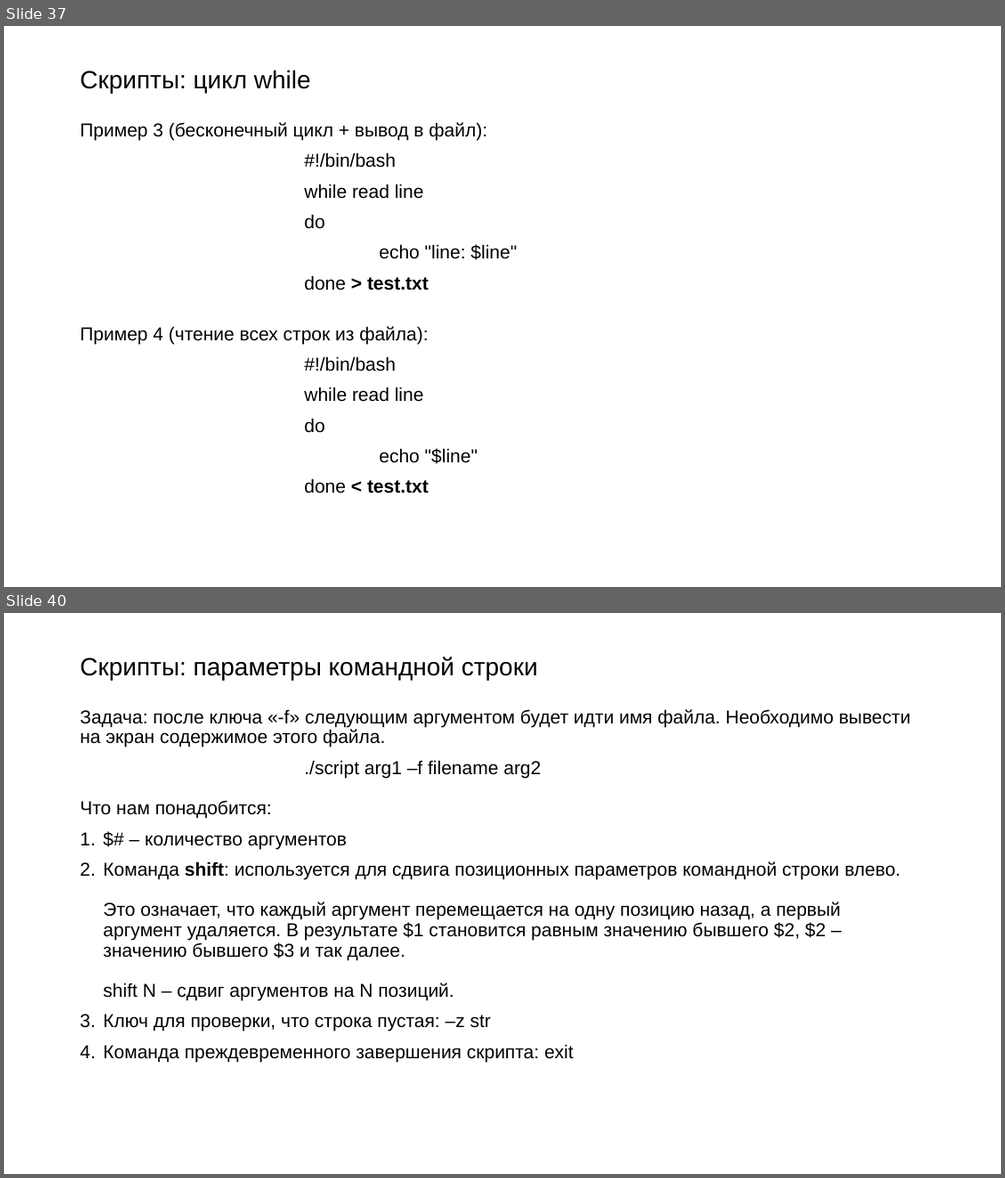
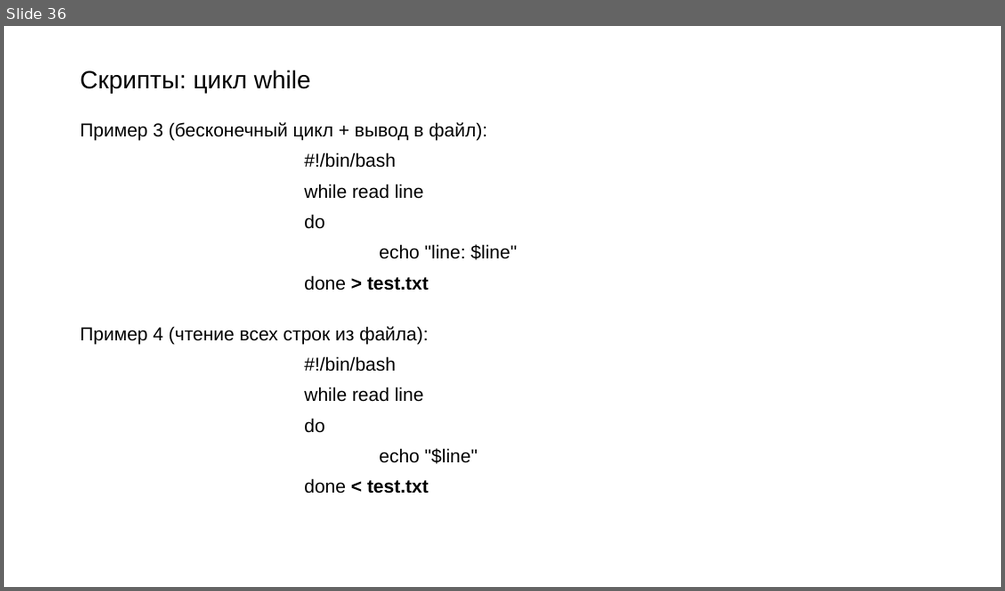
Before and after one commit to Rudeigin/OI, a slide deck: 2 лекция/ОИ bash.pptx. Shown one above the other, each under a label of ours: slides 37 and 40 before the commit, slide 36 after it; the slides between them are not shown. The pictures are 1005x1178 and 1005x591 pixels, drawn with LibreOffice and Linux fonts; fonts in the diff are those of the drawing. Boxes give left, top, right and bottom in pixels: in the first picture for what was removed or moved away, otherwise in the second. Text is boxed around its words. In the diff, an @@ line names an element or a change of style, - is before the commit and + after.

```diff
--- a/2 лекция/ОИ bash.pptx
+++ b/2 лекция/ОИ bash.pptx
@@ slide 40 removed at [4,613,1001,1174], background #FFFFFF @@
@@ title removed at [80,657,538,681] @@
-Скрипты: параметры командной строки
@@ text removed at [80,709,911,1062] @@
-Задача: после ключа «-f» следующим аргументом будет идти имя файла. Необходимо вывести на экран содержимое этого файла.
-./script arg1 –f filename arg2
-Что нам понадобится:
-1. $# – количество аргументов
-2. Команда shift: используется для сдвига позиционных параметров командной строки влево.
-   Это означает, что каждый аргумент перемещается на одну позицию назад, а первый аргумент удаляется. В результате $1 становится равным значению бывшего $2, $2 – значению бывшего $3 и так далее.
-   shift N – сдвиг аргументов на N позиций.
-3. Ключ для проверки, что строка пустая: –z str
-4. Команда преждевременного завершения скрипта: exit
@@ what was slide 37 is now slide 36 @@
```
Also in this commit, not shown: 2 slides changed, 5 slides added, 3 other slides removed, 1 other file.
